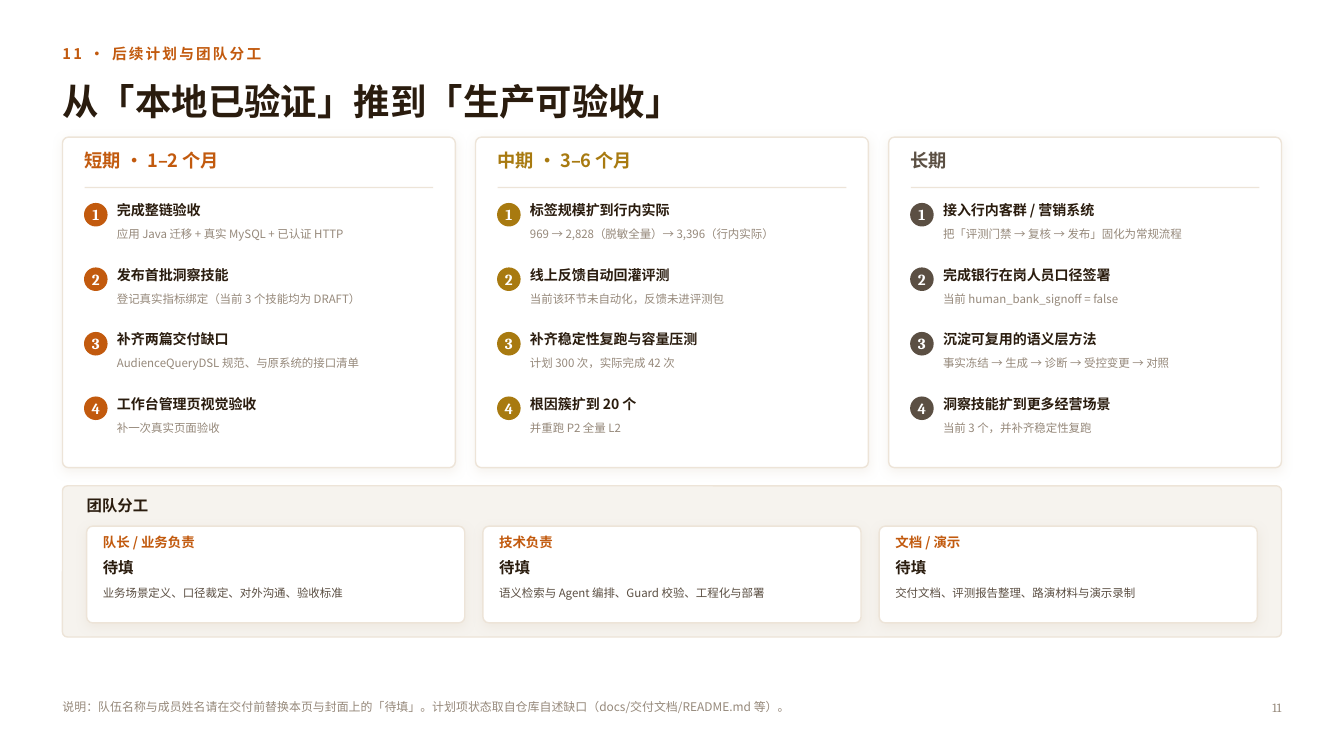
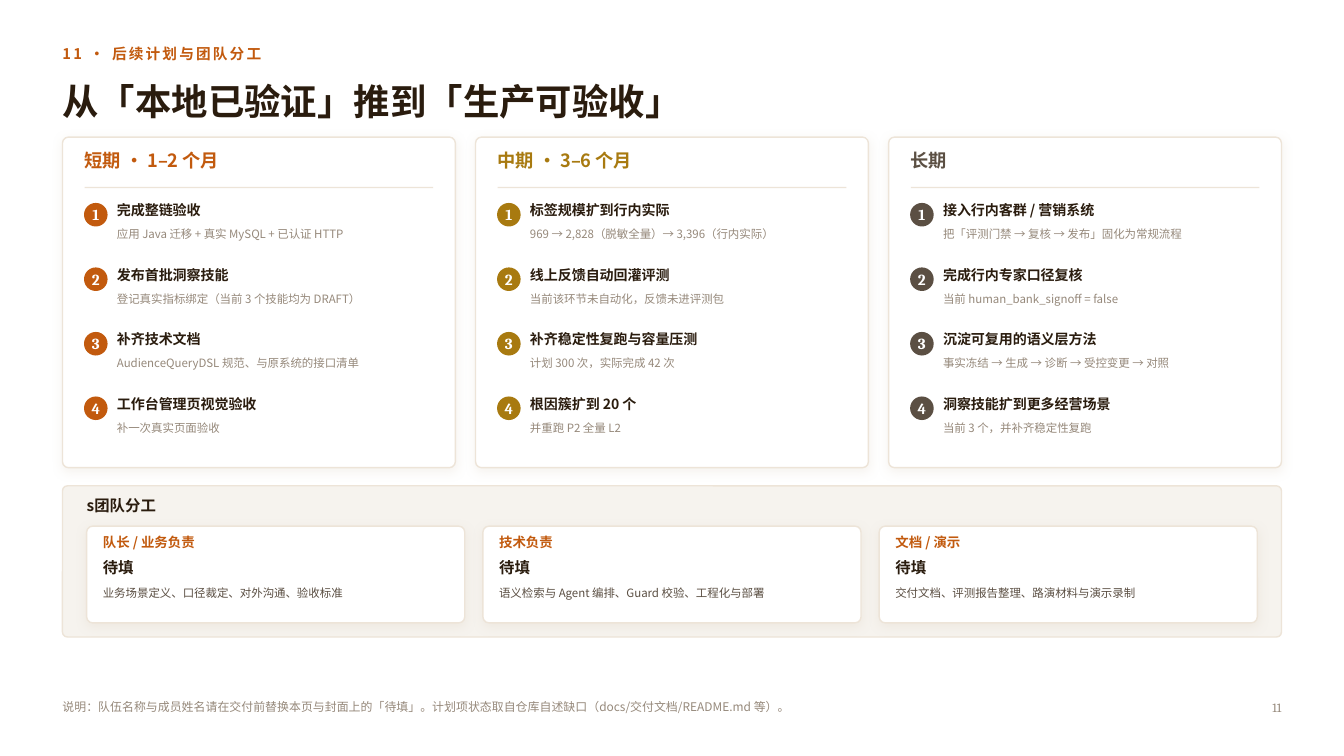
Before and after one commit to WeiZhenshan/tagpilot, a slide deck: slide 11 of docs/交付文档/智能体挑战赛路演PPT（标签智能体）-v2.0.pptx. Drawn at 1344x756 pixels with LibreOffice and Linux fonts; fonts in the diff are those of the drawing. Boxes give left, top, right and bottom in pixels: in the first picture for what was removed or moved away, otherwise in the second. Text is boxed around its words. In the diff, an @@ line names an element or a change of style, - is before the commit and + after.

```diff
--- a/docs/交付文档/智能体挑战赛路演PPT（标签智能体）-v2.0.pptx
+++ b/docs/交付文档/智能体挑战赛路演PPT（标签智能体）-v2.0.pptx
@@ text at (943, 268, 1083, 282): text changed @@
-完成银行在岗人员口径签署
+完成行内专家口径复核
@@ text at (117, 332, 201, 346): text changed @@
-补齐两篇交付缺口
+补齐技术文档
@@ text at (87, 498, 156, 513): text changed @@
-团队分工
+s团队分工
```
Also in this commit, not shown: 4 other slides changed, 1 slide removed, 33 other files.
